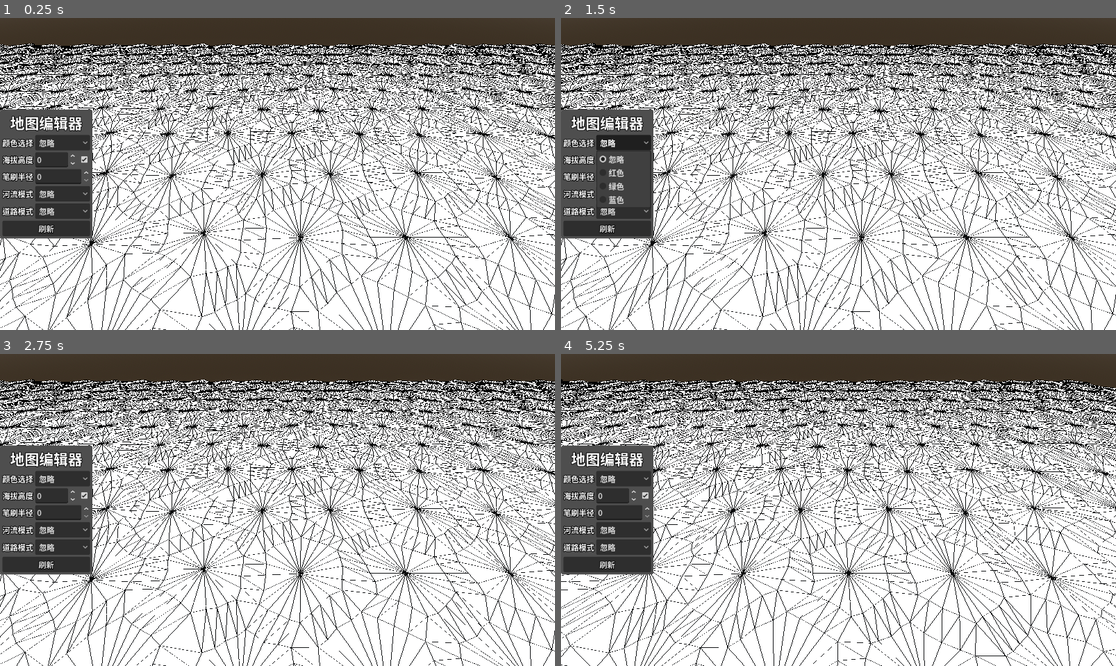
Above: before the commit, frames 1-4 (two rows, left to right).
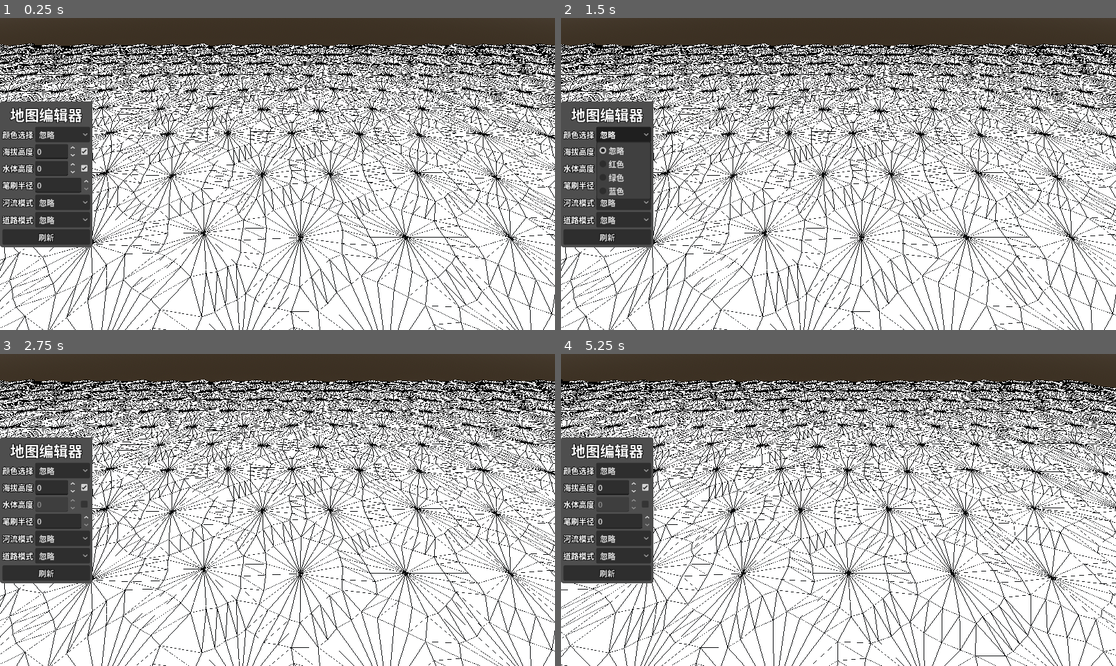
Above: after the commit, the same moments.

Repository: LiGameAcademy/godot_hex_map
Game: Godot game, scene res://scenes/main.tscn
Two runs of this game, one before a commit and one after it. Both use one fixed random seed, a clock stepped at 60 frames per second and the inputs below.
Inputs (mouse positions are in pixels of both pictures, inside the frame that each line leads up to; where the layout moved, square brackets give the same spot in the first picture):
- Up to frame 1 (0.25 s): no input
- Up to frame 2 (1.5 s): click (644, 167) at 0.52 s; click "忽略" at 1.25 s
- Up to frame 3 (2.75 s): click (83, 488) [83, 494] at 2 s
- Up to frame 4 (5.25 s): click "忽略" at 2.75 s; click "忽略" at 3.5 s; click "刷新" at 4.25 s; tap Enter at 5 s; move the mouse to (960, 494) at 5.02 s; hold Right (ui_right) from 5.03 s (still down); tap 1 at 5.1 s; click (960, 494) at 5.17 s

The runs differ from the first frame. In frame 1, 4.3% of the frame differs, in the area x 0-17%, y 26-74%; in frame 2, 4.4%; in frame 3, 4.5%, in the area x 0-27%, y 26-74%; in frame 4, 4.3%.

Commit message:
25-水域地基：水位语义与开阔水体剖分

Diff:
--- a/prefabs/hex_grid_chunk.gd
+++ b/prefabs/hex_grid_chunk.gd
@@ -8,6 +8,7 @@
 @onready var _terrain_mesh: HexMesh = %TerrainMesh
 @onready var _river_mesh: HexMesh = %RiverMesh
 @onready var _road_mesh: HexMesh = %RoadMesh
+@onready var _water_mesh: HexMesh = %WaterMesh
 
 func _ready() -> void:
 	var size := HexMetrics.CHUNK_SIZE_X * HexMetrics.CHUNK_SIZE_Z
@@ -27,6 +28,8 @@
 		_river_mesh.begin_triangles()
 	if is_instance_valid(_road_mesh):
 		_road_mesh.begin_triangles()
+	if is_instance_valid(_water_mesh):
+		_water_mesh.begin_triangles()
 
 	for cell in _cells:
 		if is_instance_valid(cell):
@@ -38,6 +41,8 @@
 		_river_mesh.commit_triangles()
 	if is_instance_valid(_road_mesh):
 		_road_mesh.commit_triangles()
+	if is_instance_valid(_water_mesh):
+		_water_mesh.commit_triangles()
 
 	set_process(false)
 
@@ -73,6 +78,9 @@
 
 		if direction <= HexCell.HexDirection.SE:
 			_triangulate_connection(cell, direction, edge)
+
+		if cell.is_underwater:
+			_triangulate_water(cell, direction, center)
 
 func _triangulate_without_river(cell: HexCell, direction: int, center: Vector3, edge: PackedVector3Array) -> void:
 	_triangulate_fan(center, edge, cell.color)
@@ -341,7 +349,6 @@
 	_road_mesh.add_triangle_uv([center, middle_left, middle_right], [Vector2(1.0, 0.0), Vector2(0.0, 0.0), Vector2(0.0, 0.0)])
 
 func _triangulate_road_quad(vertices: PackedVector3Array) -> void:
-	#var colors : PackedColorArray = [Color.RED, Color.RED, Color.RED, Color.RED]
 	_road_mesh.add_quad_uv_rect([vertices[0], vertices[1], vertices[3], vertices[4]], [0.0, 1.0, 0.0, 0.0])
 	_road_mesh.add_quad_uv_rect([vertices[1], vertices[2], vertices[4], vertices[5]], [1.0, 0.0, 0.0, 0.0])
 
@@ -417,6 +424,28 @@
 
 #endregion
 
+func _triangulate_water(cell: HexCell, direction: int, center: Vector3) -> void:
+	var water_center := center
+	water_center.y = cell.water_surface_y
+	var v1 := water_center + HexMetrics.get_first_solid_corner(direction)
+	var v2 := water_center + HexMetrics.get_second_solid_corner(direction)
+	_water_mesh.add_triangle([center, v1, v2], [Color.WHITE, Color.WHITE, Color.WHITE])
+
+	if direction <= HexCell.HexDirection.SE:
+		var neighbor := cell.get_neighbor(direction)
+		if neighbor == null or not neighbor.is_underwater:
+			return
+		var bridge := HexMetrics.get_bridge(direction)
+		var e1 := v1 + bridge
+		var e2 := v2 + bridge
+		_water_mesh.add_quad([v1, v2, e1, e2], [Color.WHITE, Color.WHITE, Color.WHITE, Color.WHITE])
+		if direction < HexCell.HexDirection.SE:
+			var next_direction := cell.next_direction(direction)
+			var next_neighbor := cell.get_neighbor(next_direction)
+			if next_neighbor == null or not next_neighbor.is_underwater:
+				return
+			_water_mesh.add_triangle([v2, e2, v2 + HexMetrics.get_bridge(next_direction)], [Color.WHITE, Color.WHITE, Color.WHITE])
+
 func _triangulate_fan(center: Vector3, edge: PackedVector3Array, color: Color) -> void:
 	var colors := [color, color, color]
 	for i in range(edge.size() - 1):
--- a/prefabs/hex_grid_chunk.tscn
+++ b/prefabs/hex_grid_chunk.tscn
@@ -4,6 +4,7 @@
 [ext_resource type="PackedScene" uid="uid://do5bqbp47h8a3" path="res://prefabs/hex_mesh.tscn" id="2_p6i6p"]
 [ext_resource type="Material" uid="uid://bljr1cwyku2tx" path="res://resources/materials/river_shader_material.tres" id="3_n4gxk"]
 [ext_resource type="Material" uid="uid://ptaxwsghis3u" path="res://resources/materials/road_shader_material.tres" id="4_qw6ox"]
+[ext_resource type="Material" uid="uid://wnxepfjaidk" path="res://resources/materials/water_shader_material.tres" id="5_t2flr"]
 
 [node name="HexGridChunk" type="Node3D" unique_id=258472898]
 script = ExtResource("1_p6i6p")
@@ -20,3 +21,8 @@
 [node name="RoadMesh" parent="." unique_id=1977745933 instance=ExtResource("2_p6i6p")]
 unique_name_in_owner = true
 persistent_material = ExtResource("4_qw6ox")
+
+[node name="WaterMesh" parent="." unique_id=614090092 instance=ExtResource("2_p6i6p")]
+unique_name_in_owner = true
+show_wireframe = false
+persistent_material = ExtResource("5_t2flr")
--- /dev/null
+++ b/resources/materials/water_shader_material.tres
@@ -0,0 +1,26 @@
+[gd_resource type="ShaderMaterial" format=3 uid="uid://wnxepfjaidk"]
+
+[ext_resource type="Shader" uid="uid://sgp8q1bpm70v" path="res://resources/shaders/river.gdshader" id="1_udbmq"]
+
+[sub_resource type="Gradient" id="Gradient_dorey"]
+offsets = PackedFloat32Array(0.5397112, 0.9025271)
+colors = PackedColorArray(0, 0, 0, 1, 0.9297146, 0.9297147, 0.9297146, 1)
+
+[sub_resource type="FastNoiseLite" id="FastNoiseLite_dorey"]
+frequency = 0.1
+
+[sub_resource type="NoiseTexture2D" id="NoiseTexture2D_ghcn0"]
+noise = SubResource("FastNoiseLite_dorey")
+color_ramp = SubResource("Gradient_dorey")
+seamless = true
+
+[resource]
+render_priority = 0
+shader = ExtResource("1_udbmq")
+shader_parameter/_main_tex = SubResource("NoiseTexture2D_ghcn0")
+shader_parameter/_color = Color(0.2, 0.4, 0.9, 0.6)
+shader_parameter/_metallic = 0.0
+shader_parameter/_glossiness = 0.5
+shader_parameter/flow_speed = 0.10000000475
+shader_parameter/u_scale = 0.0625
+shader_parameter/highlight_strength = 0.9610000456475
--- /dev/null
+++ b/resources/shaders/water.gdshader
@@ -0,0 +1,22 @@
+shader_type spatial;
+render_mode blend_mix, depth_draw_always, cull_back;
+
+uniform sampler2D _main_tex : source_color;
+uniform vec4 _color : source_color = vec4(0.2, 0.4, 0.9, 0.6);
+uniform float _metallic : hint_range(0.0, 1.0, 0.1) = 0.0;
+uniform float _glossiness : hint_range(0.0, 1.0, 0.1) = 0.5;
+uniform bool use_main_tex = false;
+
+void fragment() {
+	vec3 albedo = clamp(_color.rgb, 0.0, 1.0);
+	if (use_main_tex){
+		albedo *= texture(_main_tex, UV).rgb;
+	}
+
+	float alpha = clamp(_color.a, 0.0, 1.0);
+
+	METALLIC = _metallic;
+	ROUGHNESS = clamp(1.0 - _glossiness, 0.0, 1.0);
+	ALBEDO = albedo;
+	ALPHA = alpha;
+}
--- a/scripts/hex_cell.gd
+++ b/scripts/hex_cell.gd
@@ -45,13 +45,28 @@
 		return (elevation + HexMetrics.STREAM_BED_ELEVATION_OFFSET) * HexMetrics.ELEVATION_STEP
 var river_surface_y : float:
 	get:
-		return float(elevation + HexMetrics.RIVER_SURFACE_Y_OFFSET) * HexMetrics.ELEVATION_STEP
+		return float(elevation + HexMetrics.WATER_ELEVATION_OFFSET) * HexMetrics.ELEVATION_STEP
+var water_surface_y: float:
+	get:
+		return (water_level + HexMetrics.WATER_ELEVATION_OFFSET) * HexMetrics.ELEVATION_STEP
 
 ## 每个方向是否有路，索引与 HexDirection 对应
 var roads: PackedByteArray = PackedByteArray([0, 0, 0, 0, 0, 0])
 var river_enter_or_exit_direction: HexDirection:
 	get:
 		return incoming_river if has_incoming_river else outgoing_river
+
+var water_level: int = 0:
+	set(value):
+		if water_level == value:
+			return
+		water_level = value
+		_refresh()
+
+var is_underwater: bool:
+	get:
+		return water_level > elevation
+
 var chunk : HexGridChunk
 
 #region 邻居海拔
--- a/scripts/hex_map_editor.gd
+++ b/scripts/hex_map_editor.gd
@@ -24,6 +24,8 @@
 @export var brush_radius: int = 0
 @export var river_mode: RiverMode = RiverMode.IGNORE
 @export var road_mode: RoadMode = RoadMode.IGNORE
+@export var active_water_level := 0
+@export var disable_water_level : bool = false
 
 var _previous_cell: HexCell = null
 var _is_drag: bool = false
@@ -36,6 +38,8 @@
 signal brush_radius_changed(radius: int)
 signal river_mode_changed(mode: RiverMode)
 signal road_mode_changed(mode: RoadMode)
+signal water_level_changed(water_level: int)
+signal water_disable_chanegd()
 
 func _unhandled_input(event: InputEvent) -> void:
 	if not is_instance_valid(hex_grid):
@@ -112,6 +116,18 @@
 	road_mode = m
 	road_mode_changed.emit(road_mode)
 
+func set_water_level(water_level: int) -> void:
+	if active_water_level == water_level:
+		return
+	active_water_level = water_level
+	water_level_changed.emit(water_level)
+
+func set_disable_water_level(disable: bool) -> void:
+	if disable_water_level == disable:
+		return
+	disable_water_level = disable
+	water_disable_chanegd.emit()
+
 func refresh() -> void:
 	hex_grid.refresh()
 
@@ -197,6 +213,8 @@
 		cell.color = colors.values()[active_color]
 	if not disable_elevation:
 		cell.elevation = active_elevation
+	if not disable_water_level:
+		cell.water_level = active_water_level
 
 func _validate_drag(current_cell: HexCell) -> void:
 	_is_drag = false
--- a/scripts/hex_metrics.gd
+++ b/scripts/hex_metrics.gd
@@ -49,7 +49,9 @@
 
 ## 河床相对格子海拔的高度偏移（负值表示比地面低）
 const STREAM_BED_ELEVATION_OFFSET: float = -1.0
-const RIVER_SURFACE_Y_OFFSET: float = -0.1
+#const RIVER_SURFACE_Y_OFFSET: float = -0.1
+
+const WATER_ELEVATION_OFFSET := -0.5
 
 static var noise: FastNoiseLite
 
--- a/ui/hex_map_editor_panel.gd
+++ b/ui/hex_map_editor_panel.gd
@@ -7,6 +7,8 @@
 @onready var option_button_river: OptionButton = %OptionButtonRiver
 @onready var option_button_road: OptionButton = %OptionButtonRoad
 @onready var refresh_button: Button = %RefreshButton
+@onready var spin_box_water: SpinBox = %SpinBoxWater
+@onready var check_box_water: CheckBox = %CheckBoxWater
 
 ## 表现层：负责 UI 展示与交互输入，依赖 HexMapEditor 逻辑层的 API / signal
 @export var editor: HexMapEditor
@@ -29,6 +31,8 @@
 	spin_box_elevation.value = editor.active_elevation
 	check_box_elevation.button_pressed = not editor.disable_elevation
 	spin_box_brush_size.value = editor.brush_radius
+	spin_box_water.value = editor.active_water_level
+	check_box_water.button_pressed = not editor.disable_water_level
 
 	_syncing_mode_ui = true
 	option_button_river.select(int(editor.river_mode))
@@ -37,7 +41,6 @@
 
 	editor.river_mode_changed.connect(_on_editor_river_mode_changed)
 	editor.road_mode_changed.connect(_on_editor_road_mode_changed)
-
 
 	option_button_color.item_selected.connect(
 		func(index : int) -> void:
@@ -54,6 +57,15 @@
 		func(toggled_on: bool) -> void:
 			editor.set_disable_elevation(toggled_on)
 			spin_box_elevation.editable = toggled_on
+	)
+	spin_box_water.value_changed.connect(
+		func(value: float) -> void:
+			editor.set_water_level(int(value))
+	)
+	check_box_water.toggled.connect(
+		func(toggled_on: bool) -> void:
+			editor.set_disable_water_level(toggled_on)
+			spin_box_water.editable = toggled_on
 	)
 	spin_box_brush_size.value_changed.connect(
 		func(value: float) -> void:
--- a/ui/hex_map_editor_panel.tscn
+++ b/ui/hex_map_editor_panel.tscn
@@ -95,6 +95,29 @@
 layout_mode = 2
 button_pressed = true
 
+[node name="MarginContainer6" type="MarginContainer" parent="MarginContainer/VBoxContainer" unique_id=1858426876]
+layout_mode = 2
+
+[node name="HBoxContainer" type="HBoxContainer" parent="MarginContainer/VBoxContainer/MarginContainer6" unique_id=1868975800]
+layout_mode = 2
+
+[node name="Label" type="Label" parent="MarginContainer/VBoxContainer/MarginContainer6/HBoxContainer" unique_id=1305442389]
+layout_mode = 2
+theme_override_colors/font_outline_color = Color(0, 0, 0, 1)
+theme_override_constants/outline_size = 5
+text = "水体高度"
+
+[node name="SpinBoxWater" type="SpinBox" parent="MarginContainer/VBoxContainer/MarginContainer6/HBoxContainer" unique_id=1878689166]
+unique_name_in_owner = true
+layout_mode = 2
+min_value = -10.0
+max_value = 10.0
+
+[node name="CheckBoxWater" type="CheckBox" parent="MarginContainer/VBoxContainer/MarginContainer6/HBoxContainer" unique_id=1508295901]
+unique_name_in_owner = true
+layout_mode = 2
+button_pressed = true
+
 [node name="MarginContainer3" type="MarginContainer" parent="MarginContainer/VBoxContainer" unique_id=1508988901]
 layout_mode = 2
 
Not shown, added: resources/shaders/water.gdshader.uid
Not shown, changed: .gitignore
